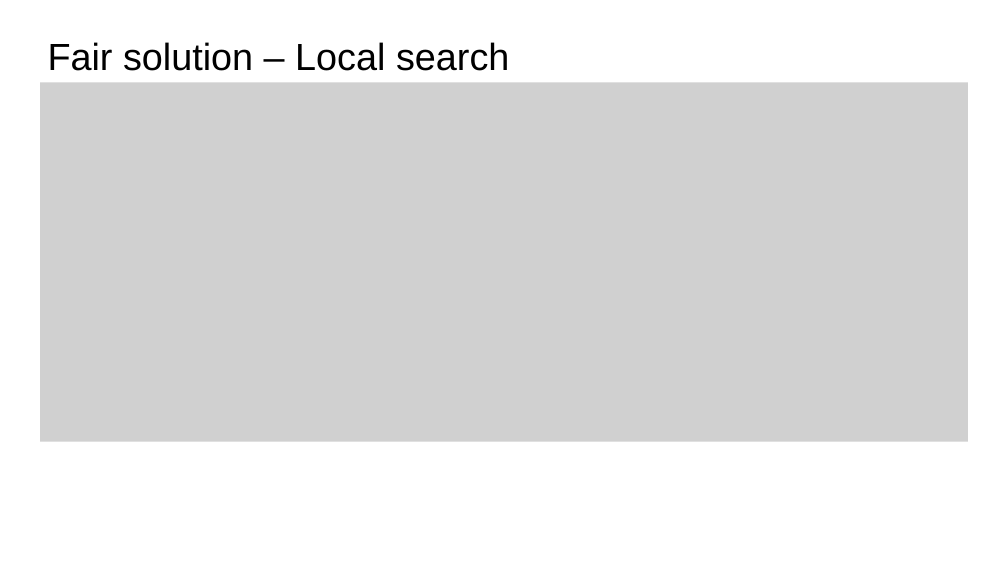
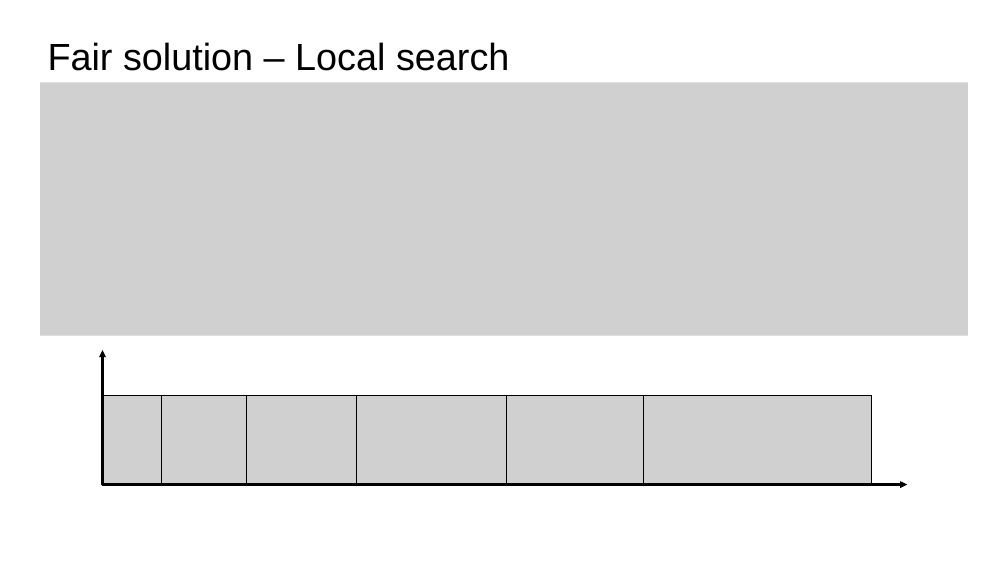
Before and after one commit to paolo-di-simone/LocalSearch-JobScheduling, a slide deck: slide 8 of Presentazione-LocalSearch.pptx. Drawn at 1008x567 pixels with LibreOffice and Linux fonts; fonts in the diff are those of the drawing; grey boxes stand for pictures. Boxes give left, top, right and bottom in pixels: in the first picture for what was removed or moved away, otherwise in the second. Text is boxed around its words. In the diff, an @@ line names an element or a change of style, - is before the commit and + after.

```diff
--- a/Presentazione-LocalSearch.pptx
+++ b/Presentazione-LocalSearch.pptx
@@ picture: place and size @@
-picture at (40, 82, 968, 442)
+picture at (40, 82, 968, 336)
@@ arrow added from (103, 485) to (103, 350), #000000 2.25 pt @@
@@ picture added at (104, 395, 162, 483) @@
@@ picture added at (162, 395, 247, 483) @@
@@ picture added at (247, 395, 358, 483) @@
@@ picture added at (356, 395, 507, 483) @@
@@ picture added at (507, 395, 644, 483) @@
@@ picture added at (643, 395, 872, 483) @@
@@ arrow added from (103, 485) to (907, 485), #000000 2.25 pt @@
```
Also in this commit, not shown: 4 other slides changed, 1 slide removed.
